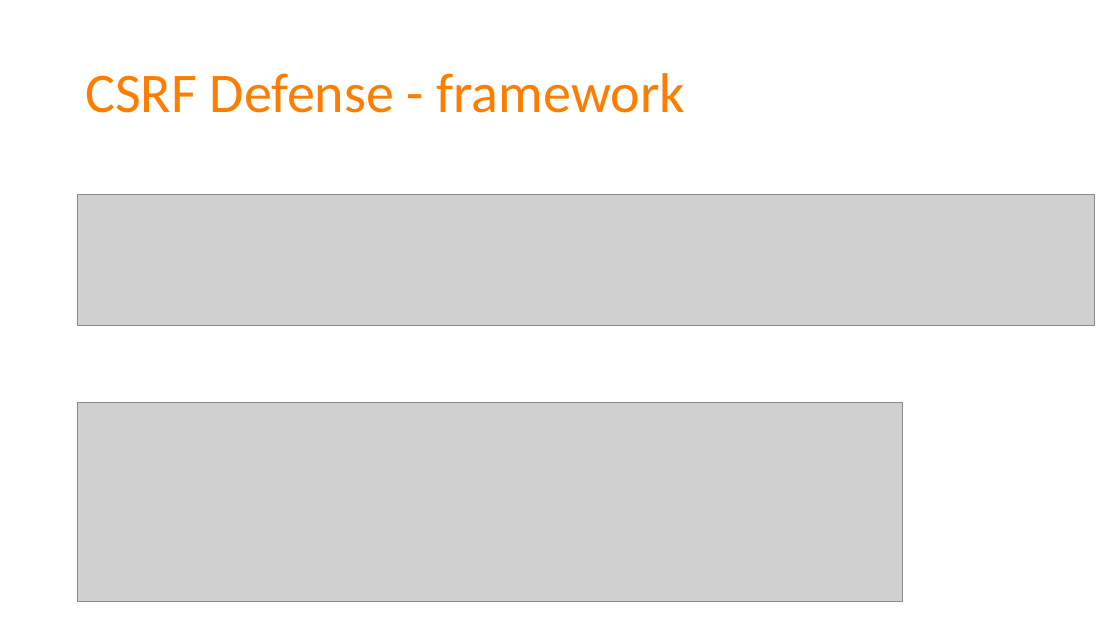
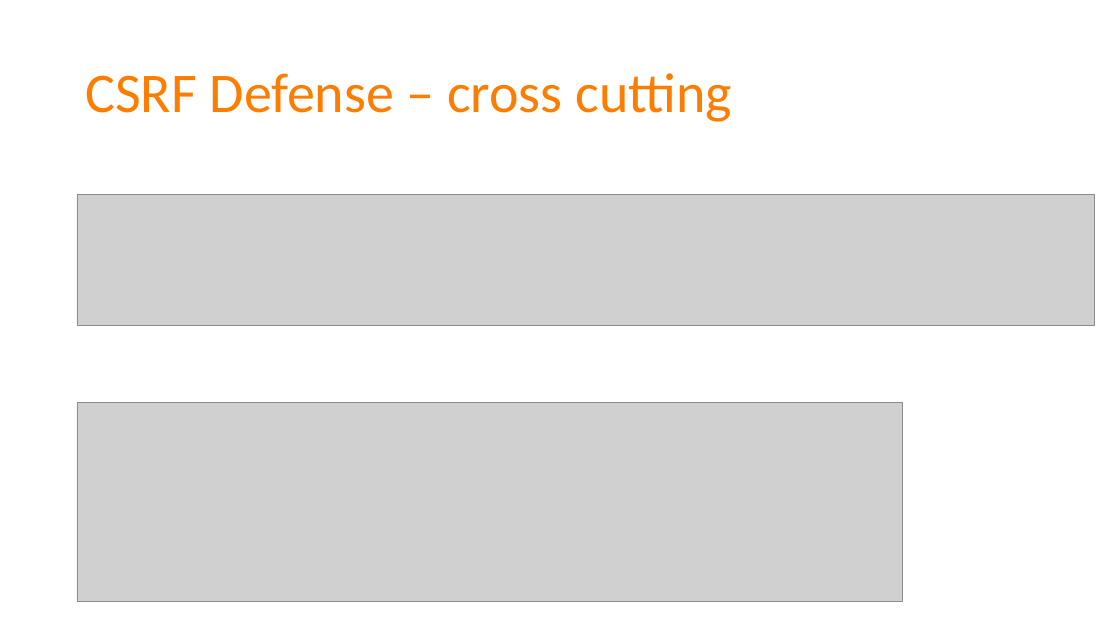
Before and after one commit to spetryjohnson/Talk---Dont-Write-Secure-Code-Design-Secure-Systems, a slide deck: slide 29 of Secure Systems - CodeMash 2017.pptx (slide 27 before the commit). Drawn at 1120x630 pixels with LibreOffice and Linux fonts; fonts in the diff are those of the drawing; grey boxes stand for pictures. Boxes give left, top, right and bottom in pixels: in the first picture for what was removed or moved away, otherwise in the second. Text is boxed around its words. In the diff, an @@ line names an element or a change of style, - is before the commit and + after.

```diff
--- a/Secure Systems - CodeMash 2017.pptx
+++ b/Secure Systems - CodeMash 2017.pptx
@@ title at (x1=85, y1=73, x2=732, y2=122): text changed @@
-CSRF Defense - framework
+CSRF Defense – cross cutting
```
Also in this commit, not shown: 8 other slides changed, 7 slides added, 1 other file.
